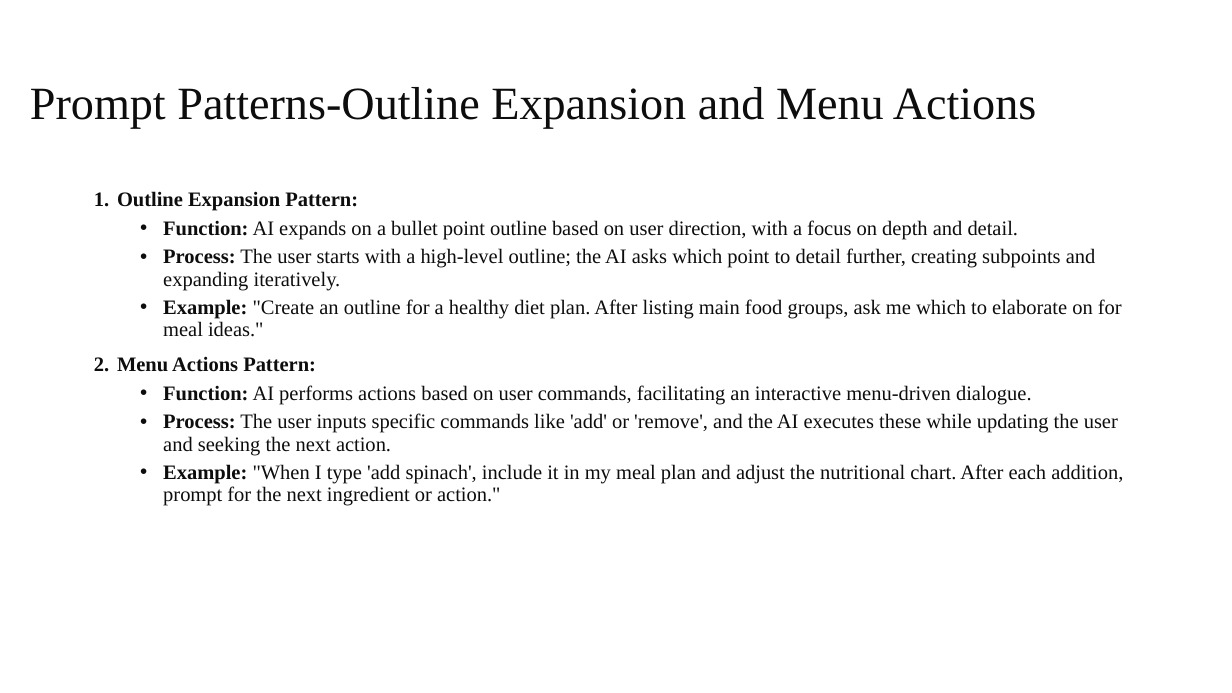
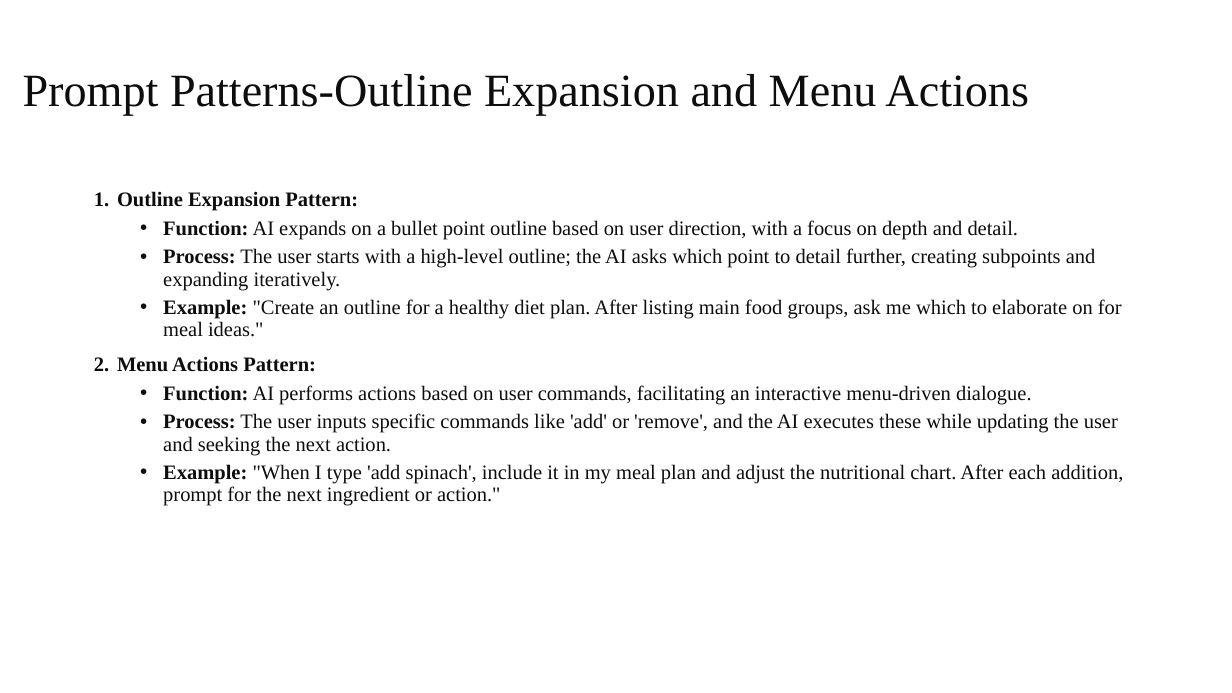
Before and after one commit to Humanitariansai/OPT, a slide deck: slide 19 of PROMPT_ENGINEERING_AND_AI/LLM-Intro_Prompting-SlideDecks_Videos_Quizzes/Introduction to LLMs and Prompting_Module1.pptx. Drawn at 1232x693 pixels with LibreOffice and Linux fonts; fonts in the diff are those of the drawing. Boxes give left, top, right and bottom in pixels: in the first picture for what was removed or moved away, otherwise in the second. Text is boxed around its words. In the diff, an @@ line names an element or a change of style, - is before the commit and + after.

```diff
--- a/PROMPT_ENGINEERING_AND_AI/LLM-Intro_Prompting-SlideDecks_Videos_Quizzes/Introduction to LLMs and Prompting_Module1.pptx
+++ b/PROMPT_ENGINEERING_AND_AI/LLM-Intro_Prompting-SlideDecks_Videos_Quizzes/Introduction to LLMs and Prompting_Module1.pptx
@@ title "Prompt Patterns-Outline Expansion and Menu ...": place and size @@
-title "Prompt Patterns-Outline Expansion and Menu ..." at (30, 87, 1037, 129)
+title "Prompt Patterns-Outline Expansion and Menu ..." at (23, 74, 1029, 116)
```
Also in this commit, not shown: 10 other slides changed, 7 slides added, 4 slides removed.
